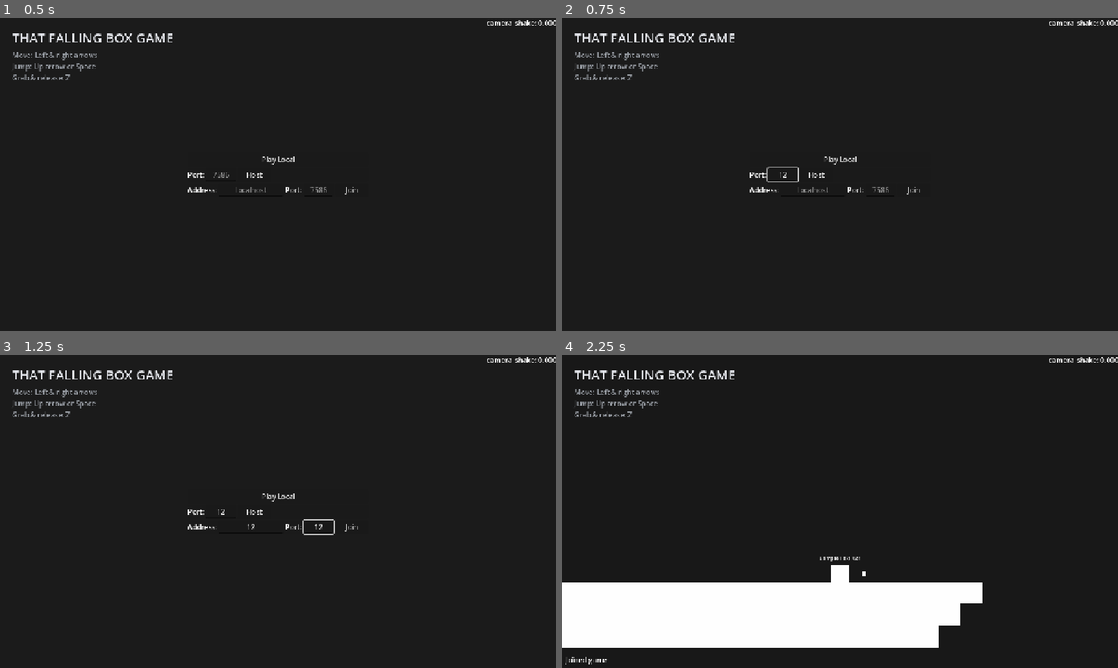
Above: before the commit, frames 1-4 (two rows, left to right).
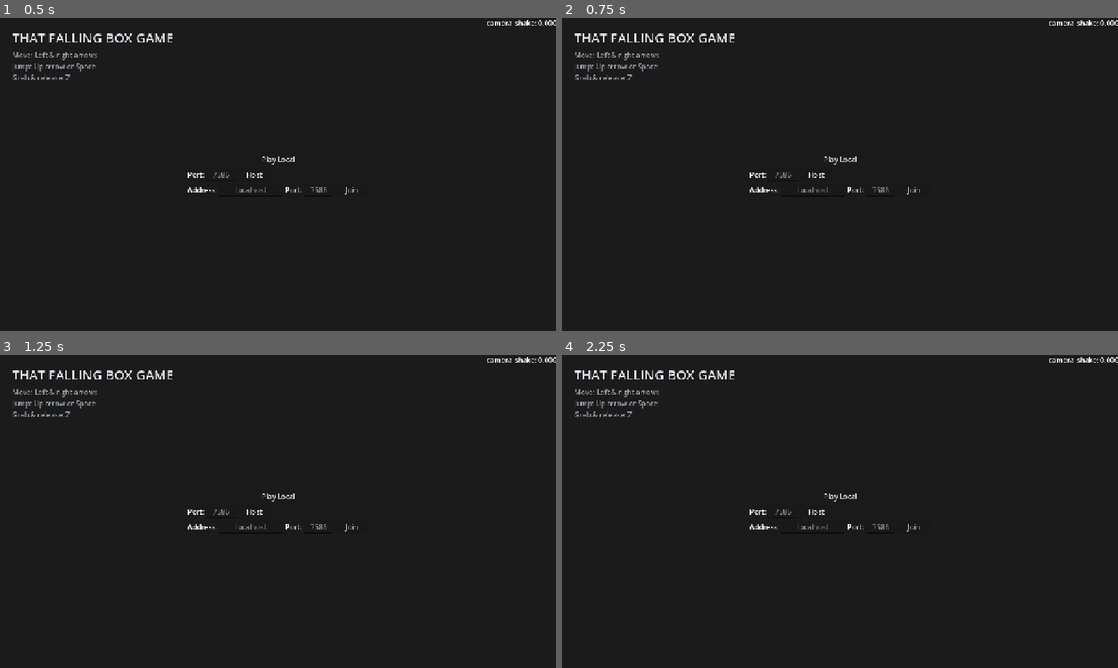
Above: after the commit, the same moments.

Repository: itsMapleLeaf/falling-box
Game: Godot game, scene res://src/main.tscn
The game is run twice, just before and just after one commit, with the same random seed, the same clock (stepped at 60 frames per second) and the same inputs.
Inputs (mouse positions are in pixels of both pictures, inside the frame that each line leads up to):
- Up to frame 1 (0.5 s): no input
- Up to frame 2 (0.75 s): click (784, 174) at 0.52 s; type "12" at 0.6 s
- Up to frame 3 (1.25 s): click (250, 527) at 0.75 s; type "12" at 0.83 s; click (316, 527) at 0.98 s; type "12" at 1.07 s
- Up to frame 4 (2.25 s): click "Play Local" at 1.25 s; click (840, 495) at 2 s, where only the run after the commit has a clickable "Play Local"

Frame 1 is identical in both runs. In frame 2, less than 0.1% of the frame differs, in the area x 36-43%, y 47-53%; in frame 3, 0.2%; in frame 4, 16%, in the area x 0-76%, y 44-99%.

Commit message:
separate screen manager node
because it feels better lol

Diff:
--- a/src/main.gd
+++ b/src/main.gd
@@ -3,44 +3,30 @@
 const GAME = preload("uid://behcxl4o21rrt")
 const NETWORK_MENU = preload("uid://i4jvedvwx3en")
 
-var screen: Screen
-var initial_title: String
-
-
-func _set_screen(new_screen: Screen) -> void:
-	if screen:
-		screen.queue_free()
-
-	get_window().title = initial_title
-
-	screen = new_screen
-	screen.screen_changed.connect(_set_screen)
-	add_child(screen)
+@onready var screen_manager: ScreenManager = %ScreenManager
 
 
 func _ready() -> void:
-	initial_title = get_window().title
-
 	var args := OS.get_cmdline_user_args()
 	match Array(args):
 		['host', var port]:
 			var game: Game = GAME.instantiate()
-			_set_screen(game)
+			screen_manager.set_screen(game)
 			game.host_server(int(port))
 
 		['join', var host, var port]:
 			var game: Game = GAME.instantiate()
-			_set_screen(game)
+			screen_manager.set_screen(game)
 			game.join_server(host, int(port))
 
 		['play']:
 			var game: Game = GAME.instantiate()
-			_set_screen(game)
+			screen_manager.set_screen(game)
 			game.play_offline()
 
 		[]:
-			_set_screen(NETWORK_MENU.instantiate())
+			screen_manager.set_screen(NETWORK_MENU.instantiate())
 
 		_:
 			printerr("unknown arguments:", args)
-			_set_screen(NETWORK_MENU.instantiate())
+			screen_manager.set_screen(NETWORK_MENU.instantiate())
--- a/src/main.tscn
+++ b/src/main.tscn
@@ -1,9 +1,15 @@
 [gd_scene format=3 uid="uid://xww15h6ot34y"]
 
 [ext_resource type="Script" uid="uid://dusiewyn523t5" path="res://src/main.gd" id="1_main"]
+[ext_resource type="Script" uid="uid://d1ashyp8ughtd" path="res://src/screen_manager.gd" id="2_gh0ne"]
 
 [node name="Main" type="Node" unique_id=105768187]
 script = ExtResource("1_main")
+
+[node name="ScreenManager" type="Node" parent="." unique_id=1837770231]
+unique_name_in_owner = true
+script = ExtResource("2_gh0ne")
+metadata/_custom_type_script = "uid://d1ashyp8ughtd"
 
 [node name="Info" type="CanvasLayer" parent="." unique_id=765559183]
 unique_name_in_owner = true
--- /dev/null
+++ b/src/screen_manager.gd
@@ -0,0 +1,20 @@
+class_name ScreenManager
+extends Node
+
+var screen: Screen
+var initial_title: String
+
+
+func set_screen(new_screen: Screen) -> void:
+	if screen:
+		screen.queue_free()
+
+	get_window().title = initial_title
+
+	screen = new_screen
+	screen.screen_changed.connect(set_screen)
+	add_sibling(screen)
+
+
+func _ready() -> void:
+	initial_title = get_window().title
Not shown, added: src/screen_manager.gd.uid
